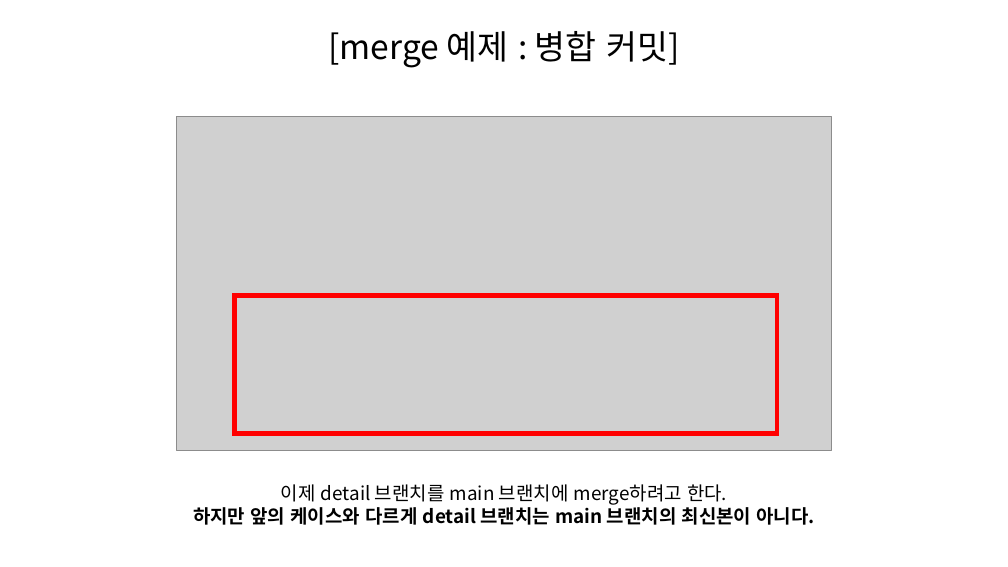
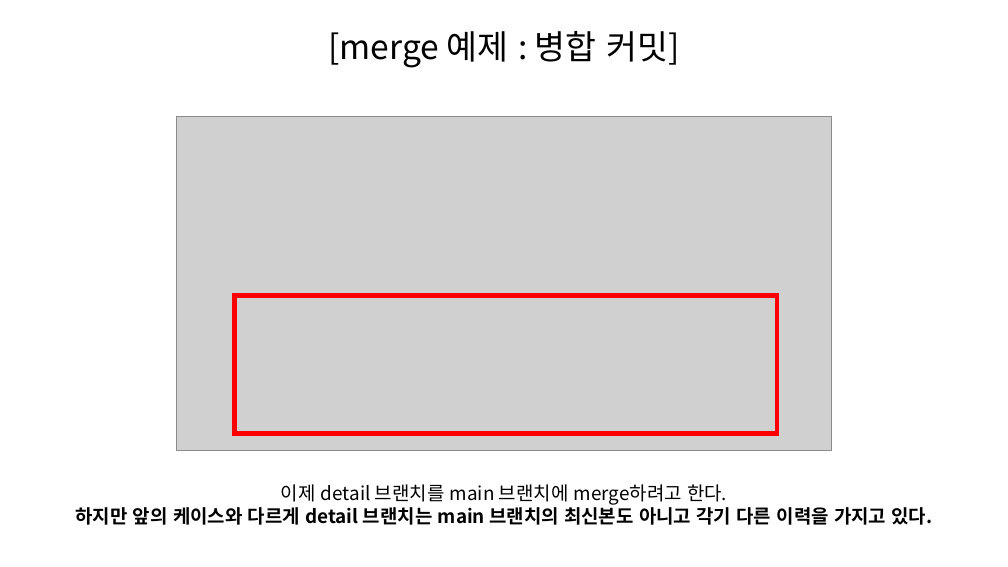
Before and after one commit to SeungHeeNoh/study_well, a slide deck: slide 15 of docs/4. merge.pptx. Drawn at 1008x567 pixels with LibreOffice and Linux fonts; fonts in the diff are those of the drawing; grey boxes stand for pictures. Boxes give left, top, right and bottom in pixels: in the first picture for what was removed or moved away, otherwise in the second. Text is boxed around its words. In the diff, an @@ line names an element or a change of style, - is before the commit and + after.

```diff
--- a/docs/4. merge.pptx
+++ b/docs/4. merge.pptx
@@ text "이제 detail 브랜치를 main 브랜치에 ...": place and size @@
-text "이제 detail 브랜치를 main 브랜치에 ..." at [193,484,815,525]
+text "이제 detail 브랜치를 main 브랜치에 ..." at [76,484,933,525]
@@ text at [76,503,933,525]: text changed @@
-하지만 앞의 케이스와 다르게 detail 브랜치는 main 브랜치의 최신본이 아니다.
+하지만 앞의 케이스와 다르게 detail 브랜치는 main 브랜치의 최신본도 아니고 각기 다른 이력을 가지고 있다.
```
Also in this commit, not shown: 2 other slides changed, 13 slides added.
